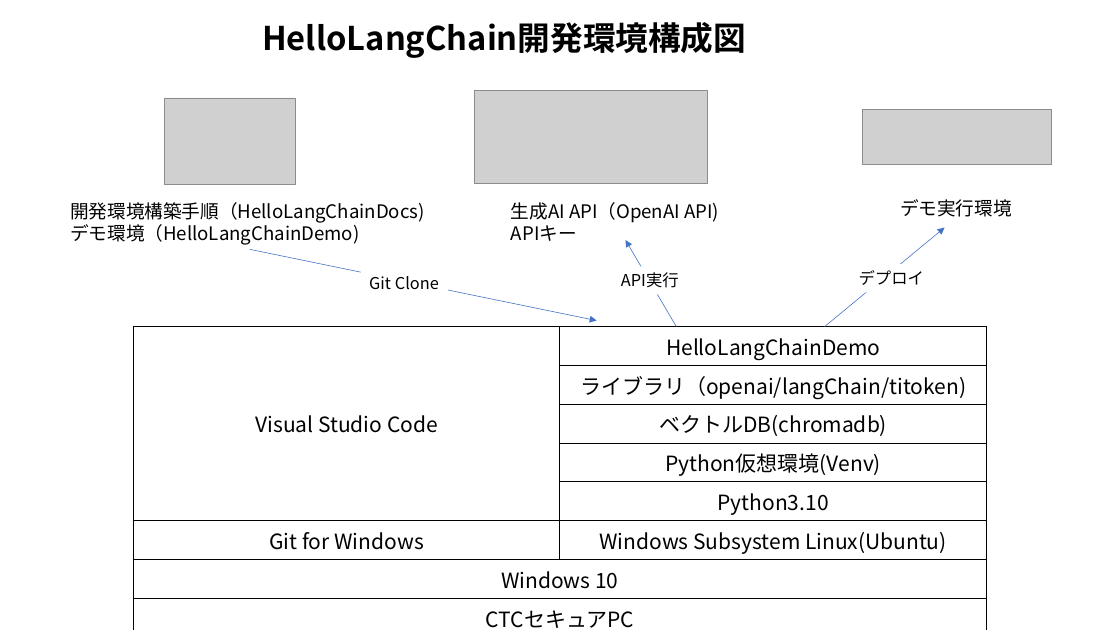
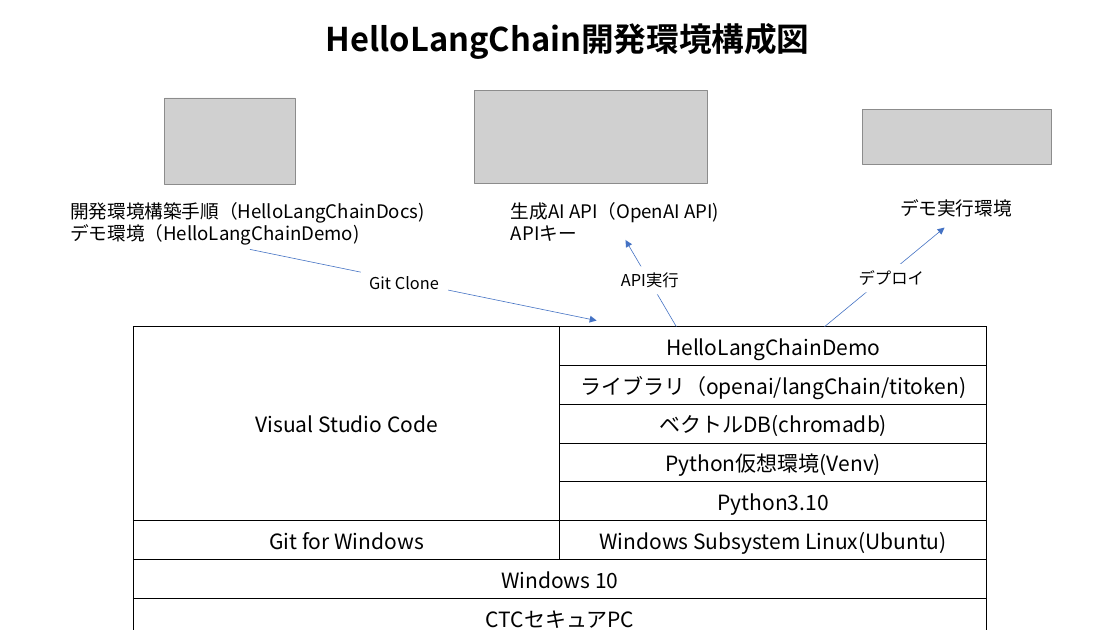
Before and after one commit to ctc-shuichi-ikeda/HelloLangChainDocs, a slide deck: slide 2 of README.pptx (slide 1 before the commit). Drawn at 1120x630 pixels with LibreOffice and Linux fonts; fonts in the diff are those of the drawing; grey boxes stand for pictures. Boxes give left, top, right and bottom in pixels: in the first picture for what was removed or moved away, otherwise in the second. Text is boxed around its words. In the diff, an @@ line names an element or a change of style, - is before the commit and + after.

```diff
--- a/README.pptx
+++ b/README.pptx
@@ text "HelloLangChain開発環境構成図": place and size @@
-text "HelloLangChain開発環境構成図" at (262,22,746,58)
+text "HelloLangChain開発環境構成図" at (326,23,810,59)
@@ text "HelloLangChain開発環境構成図" at (326,23,810,59): alignment left to centre; vertical alignment top to middle @@
```
Also in this commit, not shown: 1 slide added, 3 other files.
